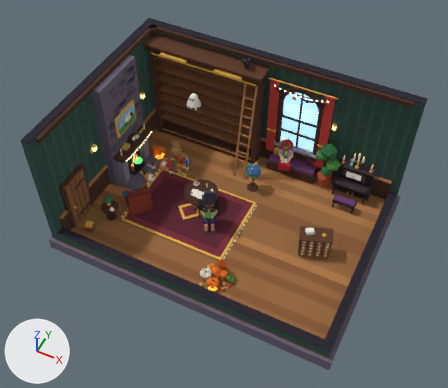
The glTF model public/models/library.glb, before and after one commit.
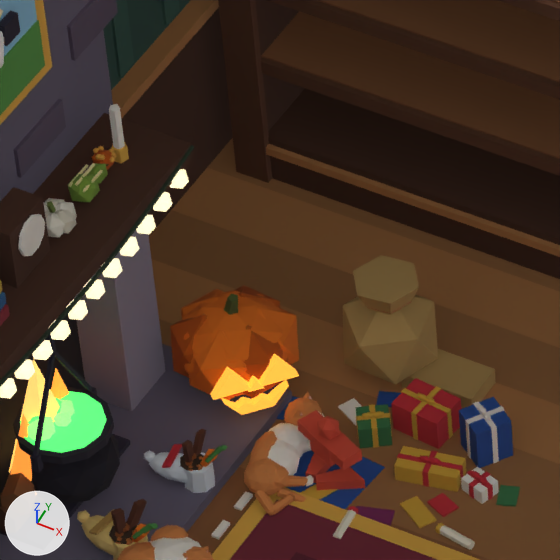
The first picture shows the older version from a 50 mm lens placed at (8.39, -17.42, 23.23), pointed at (0.02, -0.68, 2.31). The close-ups show the older and then the newer version on the part from 29% to 44% of the width and 29% to 46% of the height of that picture. Only the edits that show in the close-ups are written down. The lights are fixed; the arrows at lower left show +X, +Y and +Z. Where no turn or scale is listed for an object, it has been applied to the vertices. Vertices at exactly the same position are counted once.

In view in the first close-up: 'bookcase', 'charlie_body', 'fireplace_body', 'george_body', 'library_cauldron.001', 'library_jack.001', 'library_shoe_e.001', 'mantel_gourds', 'painting.001', 'pakjesavond.001', 'room', 'rug' and 31 more.
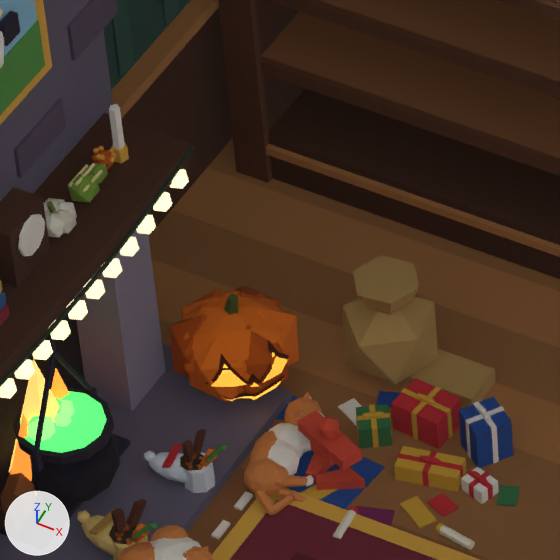
Where the change shows, as pixel boxes (x1, y1, x2, y2) in the close-ups (560 x 560 px):
```json
{"object": "library_jack.001", "change": "reshaped", "before": [170, 285, 299, 415], "after": [170, 285, 299, 402], "on screen": "10% shorter"}
{"part": 1, "of": "me_library_jack", "change": "rebuilt", "before": [221, 380, 289, 415], "after": [221, 375, 284, 400], "on screen": "7% narrower, 28% shorter"}
{"part": 2, "of": "me_library_jack", "change": "rebuilt", "before": [248, 375, 264, 392], "after": [248, 374, 262, 384], "on screen": "12% narrower, 39% shorter"}
{"part": 3, "of": "me_library_jack", "change": "rebuilt", "before": [259, 353, 299, 386], "after": [258, 340, 289, 383], "on screen": "22% narrower, 29% taller"}
{"part": 4, "of": "me_library_jack", "change": "rebuilt", "before": [210, 366, 251, 400], "after": [205, 354, 249, 384]}
{"part": 5, "of": "me_library_jack", "change": "added", "after": [227, 381, 281, 401]}
{"part": 6, "of": "me_library_jack", "change": "added", "after": [211, 352, 287, 387]}
```

Edits to the scene script, one JSON object a line:
```json
{"op": "add", "block": "mat_c_4a1c08", "code": ["mat_c_4a1c08 = principled_material('c_4a1c08')", "mat_c_4a1c08.base_color = (0.0685, 0.0116, 0.00243)  # brown #4a1c08", "mat_c_4a1c08.roughness = 1.0"]}
{"block": "me_library_jack", "where": "# used by ob_library_jack_001; location = (-5.2, 2.0, 0.08)"}
{"op": "remove", "block": "me_library_jack", "code": "me_library_jack.from_pydata(...)  # 162 vertices, 276 faces; spans x -0.382..0.499, y -0.486..0.399, z 0.0..0.717"}
{"op": "add", "block": "me_library_jack", "code": "me_library_jack.from_pydata(...)  # 346 vertices, 526 faces; spans x -0.382..0.39, y -0.399..0.399, z 0.0..0.717"}
{"block": "me_library_jack", "change": "me_library_jack part 1: the loose piece of 20 vertices spanning x 0.125..0.447, y -0.429..-0.074, z 0.094..0.231 is rebuilt with 81 vertices and now spans x 0.114..0.386, y -0.379..-0.059, z 0.116..0.252, in mat_c_4a1c08 (brown #4a1c08)"}
{"block": "me_library_jack", "change": "me_library_jack part 2: the loose piece of 6 vertices spanning x 0.241..0.353, y -0.319..-0.203, z 0.286..0.361 is rebuilt with 10 vertices and now spans x 0.239..0.327, y -0.277..-0.22, z 0.294..0.37, in mat_c_4a1c08 (brown #4a1c08)"}
{"block": "me_library_jack", "change": "me_library_jack part 3: the loose piece of 6 vertices spanning x 0.288..0.499, y -0.259..-0.03, z 0.298..0.487 is rebuilt with 10 vertices and now spans x 0.272..0.381, y -0.234..0.058, z 0.298..0.487, in mat_c_4a1c08 (brown #4a1c08)"}
{"block": "me_library_jack", "change": "me_library_jack part 4: the loose piece of 6 vertices spanning x 0.088..0.299, y -0.486..-0.257, z 0.298..0.487 is rebuilt with 10 vertices and now spans x 0.016..0.262, y -0.383..-0.264, z 0.298..0.487, in mat_c_4a1c08 (brown #4a1c08)"}
{"block": "me_library_jack", "change": "me_library_jack part 5: a new loose piece of 81 vertices spanning x 0.144..0.383, y -0.378..-0.085, z 0.132..0.226, in mat_glow_ffb640 (orange #ffb640, glowing orange #ffb640)"}
{"block": "me_library_jack", "change": "me_library_jack part 6"}
{"block": "me_library_jack", "change": "30 vertices are added at x 0.061..0.39, y -0.395..0.017, z 0.281..0.452"}
{"block": "me_library_jack", "change": "27 new faces join them, mat_glow_ffb640 (orange #ffb640, glowing orange #ffb640)"}
{"op": "add", "block": "me_library_jack", "code": "me_library_jack.materials.append(mat_c_4a1c08)  # brown #4a1c08"}
```
